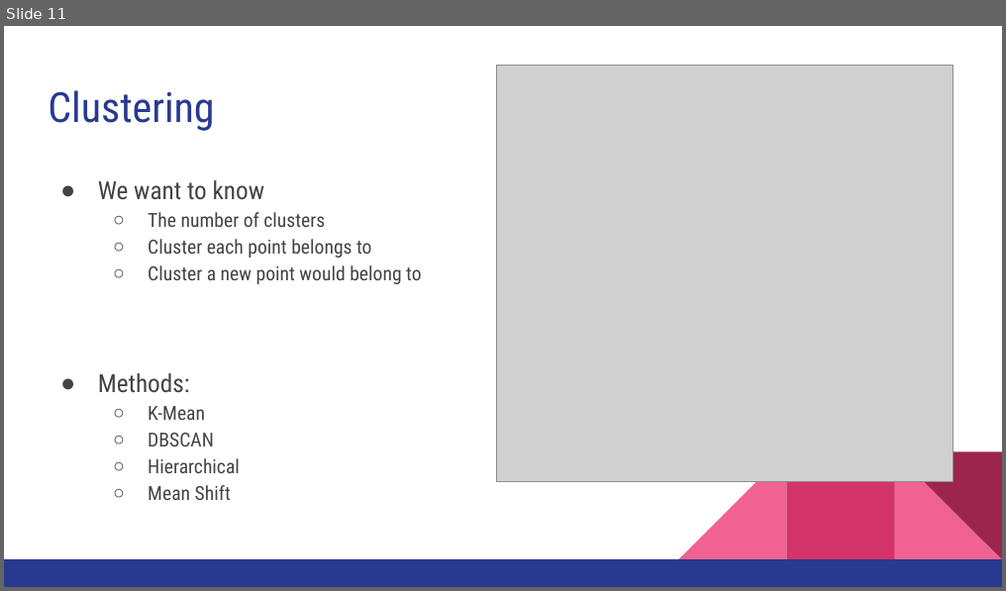
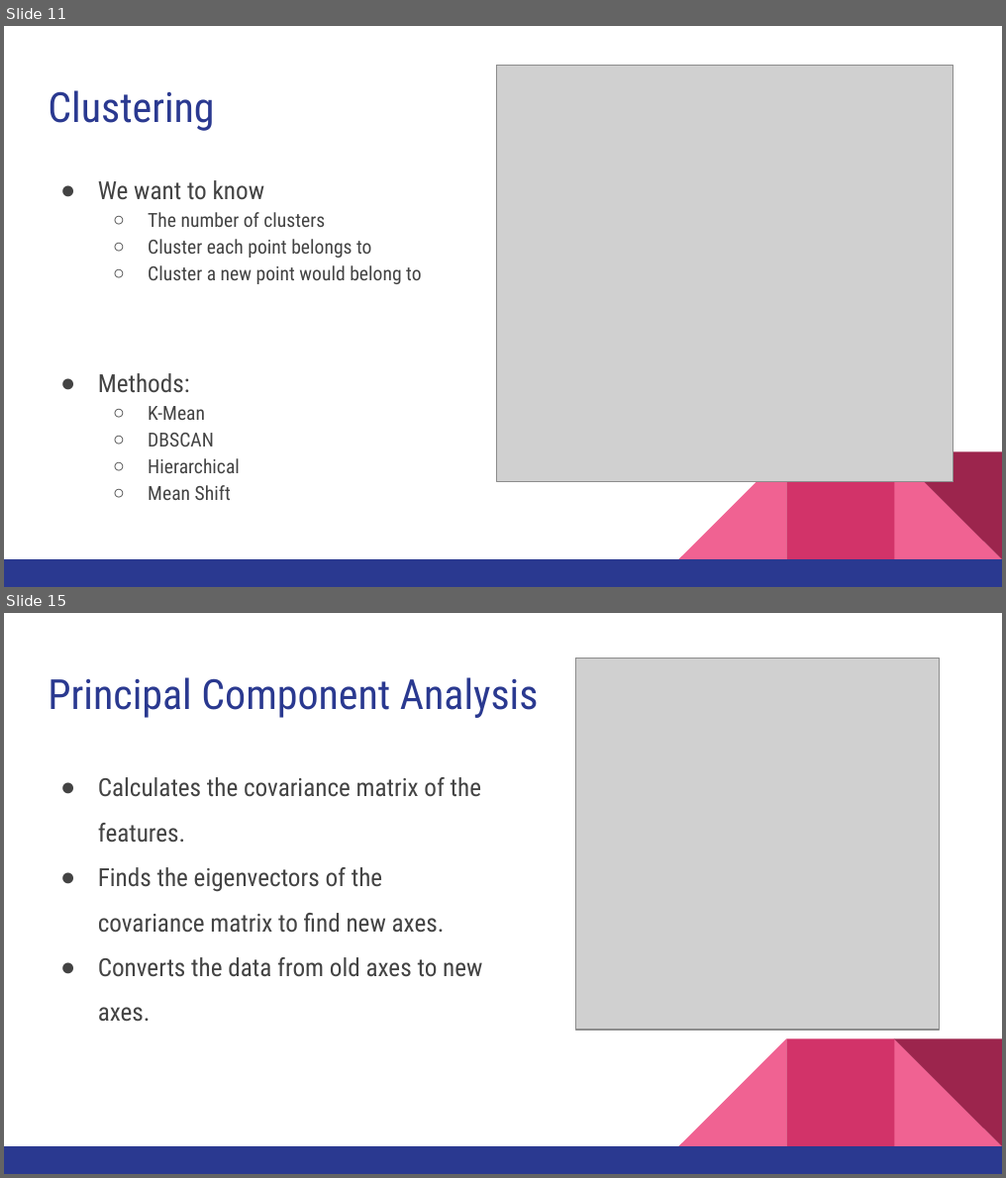
Before and after one commit to pmlg/ResBaz19_Perth, a slide deck: presentations/Introduction to Machine Learning.pptx. Shown one above the other, each under a label of ours: slide 11 before the commit, slides 11 and 15 after it; the slides between them are not shown. The pictures are 1006x591 and 1006x1178 pixels, drawn with LibreOffice and Linux fonts; fonts in the diff are those of the drawing; grey boxes stand for pictures. Boxes give left, top, right and bottom in pixels: in the first picture for what was removed or moved away, otherwise in the second. Text is boxed around its words. In the diff, an @@ line names an element or a change of style, - is before the commit and + after.

```diff
--- a/presentations/Introduction to Machine Learning.pptx
+++ b/presentations/Introduction to Machine Learning.pptx
@@ slide 15 added at (4, 613, 1002, 1174), background #FFFFFF; not listed: 5 template elements that a slide beside it also shows @@
@@ picture added at (576, 658, 939, 1030) @@
@@ title added at (48, 677, 539, 718), 30 pt, text #2A3990 @@
+Principal Component Analysis
@@ text added at (98, 777, 482, 1022), 18 pt, text #434343 @@
+● Calculates the covariance matrix of the features.
+● Finds the eigenvectors of the covariance matrix to find new axes.
+● Converts the data from old axes to new axes.
```
Also in this commit, not shown: 1 slide changed, 2 other slides added.
